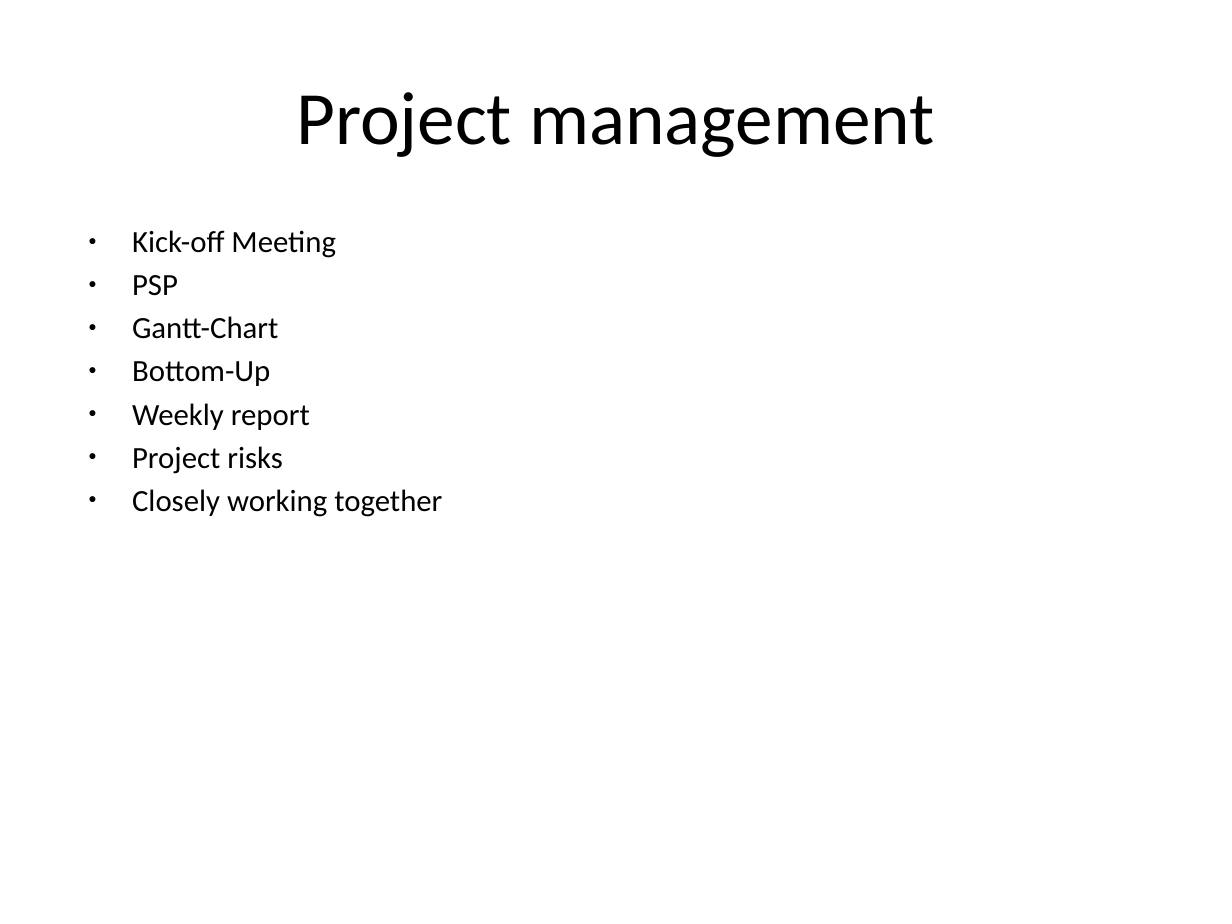
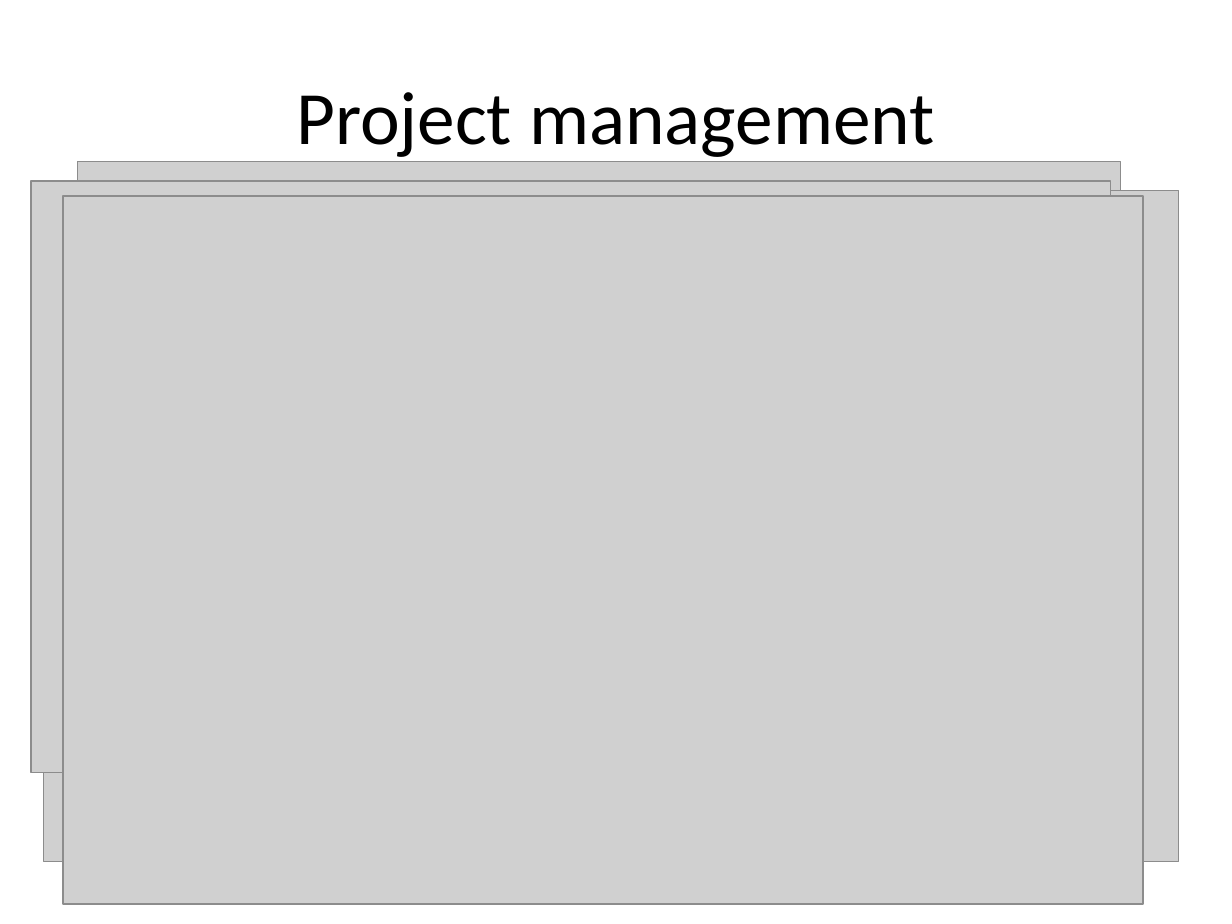
Before and after one commit to markusmo/HotelSoftware, a slide deck: slide 40 of Documentation/Praesentation/PresentationRoomanizer.pptx. Drawn at 1232x924 pixels with LibreOffice and Linux fonts; fonts in the diff are those of the drawing; grey boxes stand for pictures. Boxes give left, top, right and bottom in pixels: in the first picture for what was removed or moved away, otherwise in the second. Text is boxed around its words. In the diff, an @@ line names an element or a change of style, - is before the commit and + after.

```diff
--- a/Documentation/Praesentation/PresentationRoomanizer.pptx
+++ b/Documentation/Praesentation/PresentationRoomanizer.pptx
@@ picture added at [78, 161, 1121, 887] @@
@@ picture added at [31, 181, 1110, 772] @@
@@ picture added at [43, 191, 1178, 862] @@
@@ picture added at [63, 196, 1143, 904] @@
@@ text removed at [132, 230, 442, 517] @@
-● Kick-off Meeting
-● PSP
-● Gantt-Chart
-● Bottom-Up
-● Weekly report
-● Project risks
-● Closely working together
```
Also in this commit, not shown: 2 other files.
